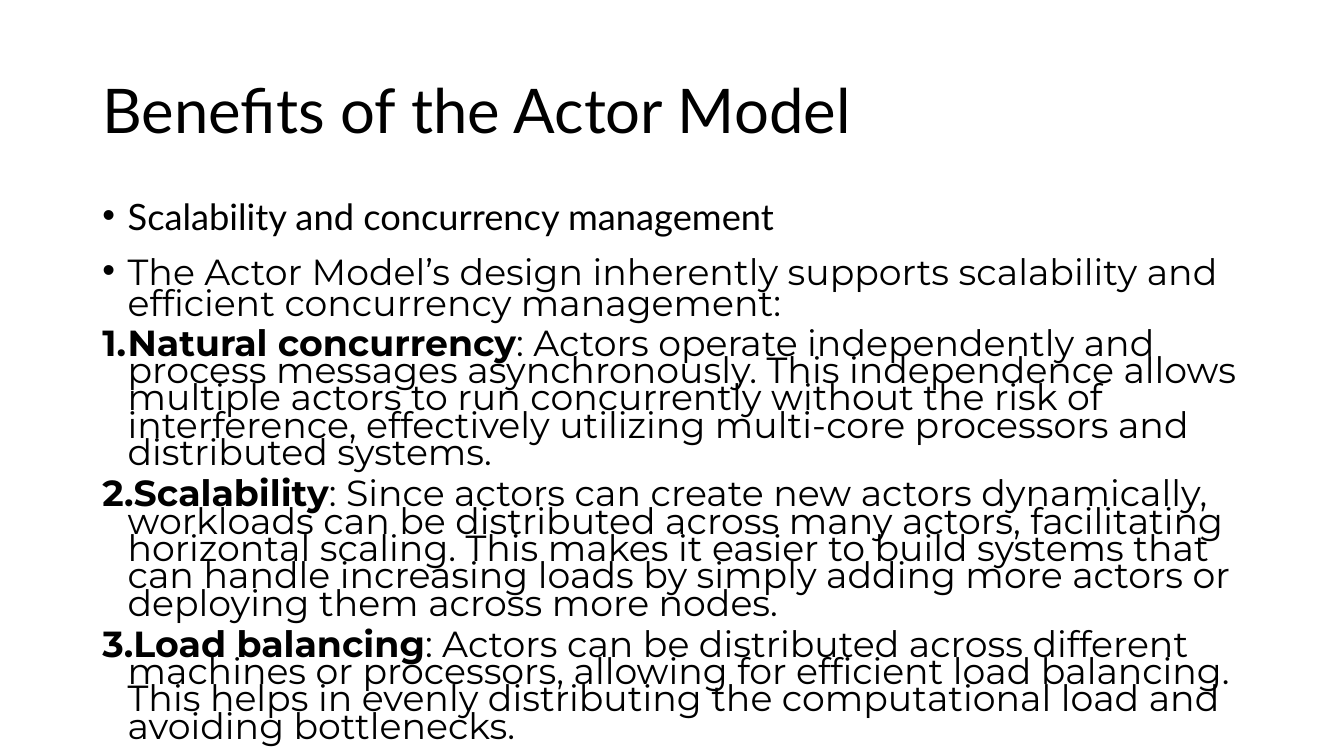
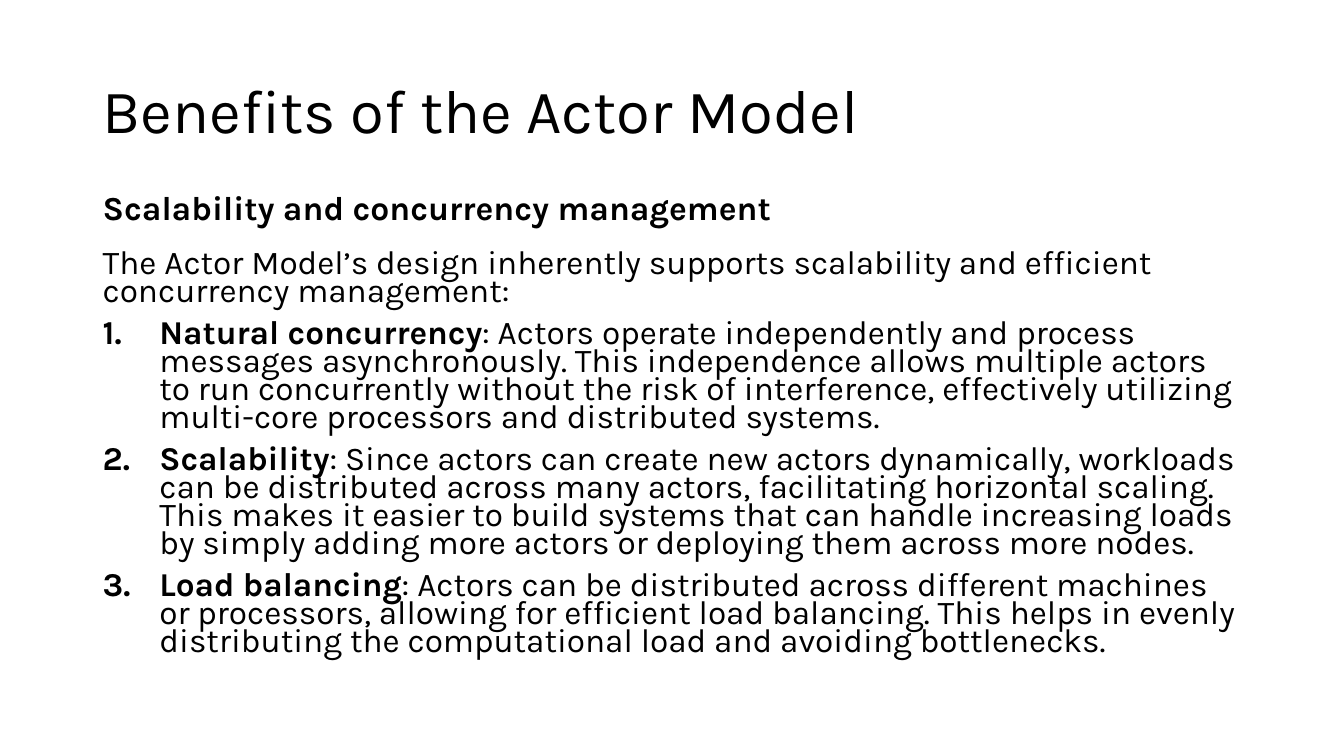
Before and after one commit to aregm/system-design-course, a slide deck: slide 13 of docs/Lecture 9.pptx. Drawn at 1344x756 pixels with LibreOffice and Linux fonts; fonts in the diff are those of the drawing. Boxes give left, top, right and bottom in pixels: in the first picture for what was removed or moved away, otherwise in the second. Text is boxed around its words. In the diff, an @@ line names an element or a change of style, - is before the commit and + after.

```diff
--- a/docs/Lecture 9.pptx
+++ b/docs/Lecture 9.pptx
@@ title "Benefits of the Actor Model" at (103, 90, 858, 134): font Lato to Karla @@
@@ text added at (103, 196, 771, 229), 24 pt, text #000000, bold @@
+Scalability and concurrency management
@@ text at (128, 203, 774, 237): paragraph removed @@
-• Scalability and concurrency management
@@ text "The Actor Model’s design inherently ...": place and size @@
-text "The Actor Model’s design inherently ..." at (102, 203, 1237, 693)
+text "The Actor Model’s design inherently ..." at (103, 251, 1235, 660)
@@ text "The Actor Model’s design inherently ..." at (103, 251, 1235, 660): size 25.9 to 23.8 pt, font Montserrat to Karla; bullet • to none; indent changed; line spacing 19.5pt to 0.7 @@
```
Also in this commit, not shown: 19 other slides changed, 1 slide added.
